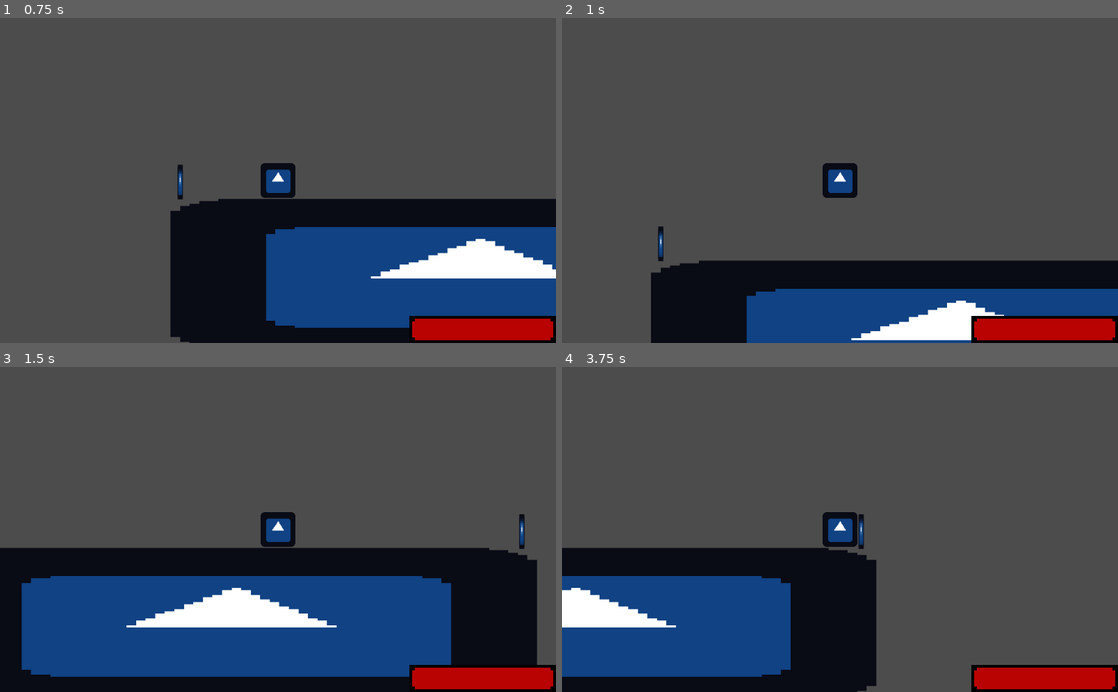
Above: before the commit, frames 1-4 (two rows, left to right).
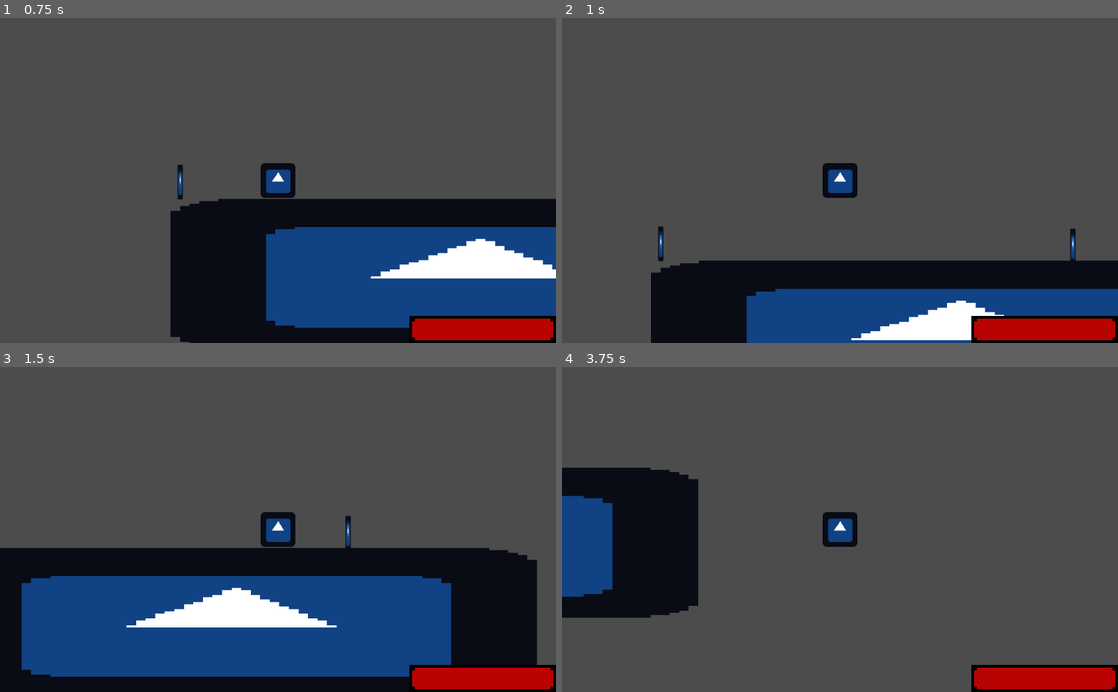
Above: after the commit, the same moments.

Repository: Tuocs/test
Game: Godot game, scene res://Scenes/Node2D - Copy.tscn
Two runs of this game, one before a commit and one after it. Both use one fixed random seed, a clock stepped at 60 frames per second and the inputs below. This scene is started directly instead of the project's main scene. The engine's default icon, where the game draws it, is replaced by a stand-in: a white triangle on a blue panel in a dark square.
Inputs:
- Up to frame 1 (0.75 s): hold Right (ui_right) from 0.53 s (still down)
- Up to frame 2 (1 s): keep holding Right (ui_right); tap Up (ui_up) at 0.77 s
- Up to frame 3 (1.5 s): keep holding Right (ui_right)
- Up to frame 4 (3.75 s): tap Up (ui_up) at 1.52, 3.02 s; release Right (ui_right) at 2.03 s; hold Left (ui_left) 2.03-2.78 s; hold Right (ui_right) from 2.78 s (still down)

Frame 1 is identical in both runs. In frame 2, 0.1% of the frame differs, in the area x 91-93%, y 64-75%; in frame 3, 0.2%; in frame 4, 29%, in the area x 0-57%, y 30-100%.

Commit message:
bullets

Diff:
--- a/Scenes/HealthBar.gd
+++ /dev/null
@@ -1,7 +0,0 @@
-extends TextureProgress
-
-
-func update_health(health):
-	value = health
-func update_maxhealth(MaxHealth):
-	max_value = MaxHealth
--- a/Scenes/Node2D - Copy.tscn
+++ b/Scenes/Node2D - Copy.tscn
@@ -1,13 +1,13 @@
 [gd_scene load_steps=13 format=2]
 
 [ext_resource path="res://Scripts/playerMove.gd" type="Script" id=1]
-[ext_resource path="res://Testing/SceneSwitch.gd" type="Script" id=2]
 [ext_resource path="res://Assets/icon.png" type="Texture" id=3]
 [ext_resource path="res://Scripts/PlayerHealth.gd" type="Script" id=4]
 [ext_resource path="res://Assets/HealthOver.png" type="Texture" id=5]
 [ext_resource path="res://Assets/HealthUnder.png" type="Texture" id=6]
 [ext_resource path="res://Assets/HealthFill.png" type="Texture" id=7]
-[ext_resource path="res://Scenes/HealthBar.gd" type="Script" id=8]
+[ext_resource path="res://Scripts/HealthBar.gd" type="Script" id=8]
+[ext_resource path="res://Scripts/StaticShoot.gd" type="Script" id=10]
 
 [sub_resource type="RectangleShape2D" id=1]
 extents = Vector2( 32.0567, 138 )
@@ -22,7 +22,6 @@
 extents = Vector2( 32, 24 )
 
 [node name="Node2D" type="Node2D"]
-script = ExtResource( 2 )
 
 [node name="World" type="Node2D" parent="."]
 
@@ -42,7 +41,7 @@
 shape = SubResource( 1 )
 
 [node name="StaticBody2D3" type="StaticBody2D" parent="World"]
-position = Vector2( 1051, 393 )
+position = Vector2( 730.98, 395.52 )
 collision_layer = 3
 collision_mask = 3
 
@@ -115,3 +114,9 @@
 __meta__ = {
 "_edit_use_anchors_": false
 }
+
+[node name="Shooter" type="Node2D" parent="."]
+position = Vector2( 31.4289, 389.494 )
+script = ExtResource( 10 )
+
+[connection signal="health_updated" from="Player/Health" to="Player/UI/HealthBar" method="_on_Health_health_updated"]
--- a/Scenes/Node2D.tscn
+++ b/Scenes/Node2D.tscn
@@ -5,12 +5,36 @@
 [ext_resource path="res://Assets/icon.png" type="Texture" id=3]
 [ext_resource path="res://Assets/Stronghold_Terrain_Tileset.png" type="Texture" id=4]
 
-[sub_resource type="RectangleShape2D" id=8]
+[sub_resource type="RectangleShape2D" id=1]
 extents = Vector2( 32, 32 )
 
-[sub_resource type="RectangleShape2D" id=9]
+[sub_resource type="RectangleShape2D" id=2]
 extents = Vector2( 32, 24 )
 
+[sub_resource type="ConvexPolygonShape2D" id=3]
+points = PoolVector2Array( 16, 16, 0, 16, 0, 0, 16, 0 )
+
+[sub_resource type="ConvexPolygonShape2D" id=4]
+points = PoolVector2Array( 16, 16, 0, 16, 0, 0, 16, 0 )
+
+[sub_resource type="ConvexPolygonShape2D" id=5]
+points = PoolVector2Array( 16, 16, 0, 16, 0, 0, 16, 0 )
+
+[sub_resource type="ConvexPolygonShape2D" id=6]
+points = PoolVector2Array( 16, 16, 0, 16, 0, 0, 16, 0 )
+
+[sub_resource type="ConvexPolygonShape2D" id=7]
+points = PoolVector2Array( 16, 16, 0, 16, 0, 0, 16, 0 )
+
+[sub_resource type="ConvexPolygonShape2D" id=8]
+points = PoolVector2Array( 16, 16, 0, 16, 0, 0, 16, 0 )
+
+[sub_resource type="ConvexPolygonShape2D" id=9]
+points = PoolVector2Array( 16, 16, 0, 16, 0, 0, 16, 0 )
+
+[sub_resource type="ConvexPolygonShape2D" id=10]
+points = PoolVector2Array( 16, 16, 0, 16, 0, 0, 16, 0 )
+
 [sub_resource type="ConvexPolygonShape2D" id=11]
 points = PoolVector2Array( 16, 16, 0, 16, 0, 0, 16, 0 )
 
@@ -63,7 +87,7 @@
 points = PoolVector2Array( 16, 16, 0, 16, 0, 0, 16, 0 )
 
 [sub_resource type="ConvexPolygonShape2D" id=28]
-points = PoolVector2Array( 16, 16, 0, 16, 0, 0, 16, 0 )
+points = PoolVector2Array( 0, 0, 16, 0, 16, 16, 0, 16 )
 
 [sub_resource type="ConvexPolygonShape2D" id=29]
 points = PoolVector2Array( 16, 16, 0, 16, 0, 0, 16, 0 )
@@ -87,7 +111,7 @@
 points = PoolVector2Array( 16, 16, 0, 16, 0, 0, 16, 0 )
 
 [sub_resource type="ConvexPolygonShape2D" id=36]
-points = PoolVector2Array( 0, 0, 16, 0, 16, 16, 0, 16 )
+points = PoolVector2Array( 16, 16, 0, 16, 0, 0, 16, 0 )
 
 [sub_resource type="ConvexPolygonShape2D" id=37]
 points = PoolVector2Array( 16, 16, 0, 16, 0, 0, 16, 0 )
@@ -149,31 +173,7 @@
 [sub_resource type="ConvexPolygonShape2D" id=56]
 points = PoolVector2Array( 16, 16, 0, 16, 0, 0, 16, 0 )
 
-[sub_resource type="ConvexPolygonShape2D" id=57]
-points = PoolVector2Array( 16, 16, 0, 16, 0, 0, 16, 0 )
-
-[sub_resource type="ConvexPolygonShape2D" id=58]
-points = PoolVector2Array( 16, 16, 0, 16, 0, 0, 16, 0 )
-
-[sub_resource type="ConvexPolygonShape2D" id=59]
-points = PoolVector2Array( 16, 16, 0, 16, 0, 0, 16, 0 )
-
-[sub_resource type="ConvexPolygonShape2D" id=60]
-points = PoolVector2Array( 16, 16, 0, 16, 0, 0, 16, 0 )
-
-[sub_resource type="ConvexPolygonShape2D" id=61]
-points = PoolVector2Array( 16, 16, 0, 16, 0, 0, 16, 0 )
-
-[sub_resource type="ConvexPolygonShape2D" id=62]
-points = PoolVector2Array( 16, 16, 0, 16, 0, 0, 16, 0 )
-
-[sub_resource type="ConvexPolygonShape2D" id=63]
-points = PoolVector2Array( 16, 16, 0, 16, 0, 0, 16, 0 )
-
-[sub_resource type="ConvexPolygonShape2D" id=64]
-points = PoolVector2Array( 16, 16, 0, 16, 0, 0, 16, 0 )
-
-[sub_resource type="TileSet" id=10]
+[sub_resource type="TileSet" id=57]
 0/name = "Stronghold_Terrain_Tileset.png 0"
 0/texture = ExtResource( 4 )
 0/tex_offset = Vector2( 0, 0 )
@@ -193,332 +193,332 @@
 0/navigation_offset = Vector2( 0, 0 )
 0/shape_offset = Vector2( 0, 0 )
 0/shape_transform = Transform2D( 1, 0, 0, 1, 0, 0 )
-0/shape = SubResource( 11 )
+0/shape = SubResource( 3 )
 0/shape_one_way = false
 0/shape_one_way_margin = 1.0
 0/shapes = [ {
 "autotile_coord": Vector2( 0, 0 ),
 "one_way": false,
 "one_way_margin": 1.0,
+"shape": SubResource( 3 ),
+"shape_transform": Transform2D( 1, 0, 0, 1, 0, 0 )
+}, {
+"autotile_coord": Vector2( 1, 0 ),
+"one_way": false,
+"one_way_margin": 1.0,
+"shape": SubResource( 4 ),
+"shape_transform": Transform2D( 1, 0, 0, 1, 0, 0 )
+}, {
+"autotile_coord": Vector2( 2, 0 ),
+"one_way": false,
+"one_way_margin": 1.0,
+"shape": SubResource( 5 ),
+"shape_transform": Transform2D( 1, 0, 0, 1, 0, 0 )
+}, {
+"autotile_coord": Vector2( 3, 0 ),
+"one_way": false,
+"one_way_margin": 1.0,
+"shape": SubResource( 6 ),
+"shape_transform": Transform2D( 1, 0, 0, 1, 0, 0 )
+}, {
+"autotile_coord": Vector2( 4, 0 ),
+"one_way": false,
+"one_way_margin": 1.0,
+"shape": SubResource( 7 ),
+"shape_transform": Transform2D( 1, 0, 0, 1, 0, 0 )
+}, {
+"autotile_coord": Vector2( 5, 0 ),
+"one_way": false,
+"one_way_margin": 1.0,
+"shape": SubResource( 8 ),
+"shape_transform": Transform2D( 1, 0, 0, 1, 0, 0 )
+}, {
+"autotile_coord": Vector2( 6, 0 ),
+"one_way": false,
+"one_way_margin": 1.0,
+"shape": SubResource( 9 ),
+"shape_transform": Transform2D( 1, 0, 0, 1, 0, 0 )
+}, {
+"autotile_coord": Vector2( 0, 1 ),
+"one_way": false,
+"one_way_margin": 1.0,
+"shape": SubResource( 10 ),
+"shape_transform": Transform2D( 1, 0, 0, 1, 0, 0 )
+}, {
+"autotile_coord": Vector2( 1, 1 ),
+"one_way": false,
+"one_way_margin": 1.0,
 "shape": SubResource( 11 ),
 "shape_transform": Transform2D( 1, 0, 0, 1, 0, 0 )
 }, {
-"autotile_coord": Vector2( 1, 0 ),
+"autotile_coord": Vector2( 2, 1 ),
 "one_way": false,
 "one_way_margin": 1.0,
 "shape": SubResource( 12 ),
 "shape_transform": Transform2D( 1, 0, 0, 1, 0, 0 )
 }, {
-"autotile_coord": Vector2( 2, 0 ),
+"autotile_coord": Vector2( 3, 1 ),
 "one_way": false,
 "one_way_margin": 1.0,
 "shape": SubResource( 13 ),
 "shape_transform": Transform2D( 1, 0, 0, 1, 0, 0 )
 }, {
-"autotile_coord": Vector2( 3, 0 ),
+"autotile_coord": Vector2( 4, 1 ),
 "one_way": false,
 "one_way_margin": 1.0,
 "shape": SubResource( 14 ),
 "shape_transform": Transform2D( 1, 0, 0, 1, 0, 0 )
 }, {
-"autotile_coord": Vector2( 4, 0 ),
+"autotile_coord": Vector2( 5, 1 ),
 "one_way": false,
 "one_way_margin": 1.0,
 "shape": SubResource( 15 ),
 "shape_transform": Transform2D( 1, 0, 0, 1, 0, 0 )
 }, {
-"autotile_coord": Vector2( 5, 0 ),
+"autotile_coord": Vector2( 6, 1 ),
 "one_way": false,
 "one_way_margin": 1.0,
 "shape": SubResource( 16 ),
 "shape_transform": Transform2D( 1, 0, 0, 1, 0, 0 )
 }, {
-"autotile_coord": Vector2( 6, 0 ),
+"autotile_coord": Vector2( 0, 2 ),
 "one_way": false,
 "one_way_margin": 1.0,
 "shape": SubResource( 17 ),
 "shape_transform": Transform2D( 1, 0, 0, 1, 0, 0 )
 }, {
-"autotile_coord": Vector2( 0, 1 ),
+"autotile_coord": Vector2( 1, 2 ),
 "one_way": false,
 "one_way_margin": 1.0,
 "shape": SubResource( 18 ),
 "shape_transform": Transform2D( 1, 0, 0, 1, 0, 0 )
 }, {
-"autotile_coord": Vector2( 1, 1 ),
+"autotile_coord": Vector2( 2, 2 ),
 "one_way": false,
 "one_way_margin": 1.0,
 "shape": SubResource( 19 ),
 "shape_transform": Transform2D( 1, 0, 0, 1, 0, 0 )
 }, {
-"autotile_coord": Vector2( 2, 1 ),
+"autotile_coord": Vector2( 3, 2 ),
 "one_way": false,
 "one_way_margin": 1.0,
 "shape": SubResource( 20 ),
 "shape_transform": Transform2D( 1, 0, 0, 1, 0, 0 )
 }, {
-"autotile_coord": Vector2( 3, 1 ),
+"autotile_coord": Vector2( 4, 2 ),
 "one_way": false,
 "one_way_margin": 1.0,
 "shape": SubResource( 21 ),
 "shape_transform": Transform2D( 1, 0, 0, 1, 0, 0 )
 }, {
-"autotile_coord": Vector2( 4, 1 ),
+"autotile_coord": Vector2( 5, 2 ),
 "one_way": false,
 "one_way_margin": 1.0,
 "shape": SubResource( 22 ),
 "shape_transform": Transform2D( 1, 0, 0, 1, 0, 0 )
 }, {
-"autotile_coord": Vector2( 5, 1 ),
+"autotile_coord": Vector2( 6, 2 ),
 "one_way": false,
 "one_way_margin": 1.0,
 "shape": SubResource( 23 ),
 "shape_transform": Transform2D( 1, 0, 0, 1, 0, 0 )
 }, {
-"autotile_coord": Vector2( 6, 1 ),
+"autotile_coord": Vector2( 7, 2 ),
 "one_way": false,
 "one_way_margin": 1.0,
 "shape": SubResource( 24 ),
 "shape_transform": Transform2D( 1, 0, 0, 1, 0, 0 )
 }, {
-"autotile_coord": Vector2( 0, 2 ),
+"autotile_coord": Vector2( 7, 3 ),
 "one_way": false,
 "one_way_margin": 1.0,
 "shape": SubResource( 25 ),
 "shape_transform": Transform2D( 1, 0, 0, 1, 0, 0 )
 }, {
-"autotile_coord": Vector2( 1, 2 ),
+"autotile_coord": Vector2( 6, 3 ),
 "one_way": false,
 "one_way_margin": 1.0,
 "shape": SubResource( 26 ),
 "shape_transform": Transform2D( 1, 0, 0, 1, 0, 0 )
 }, {
-"autotile_coord": Vector2( 2, 2 ),
+"autotile_coord": Vector2( 5, 3 ),
 "one_way": false,
 "one_way_margin": 1.0,
 "shape": SubResource( 27 ),
 "shape_transform": Transform2D( 1, 0, 0, 1, 0, 0 )
 }, {
-"autotile_coord": Vector2( 3, 2 ),
+"autotile_coord": Vector2( 4, 3 ),
 "one_way": false,
 "one_way_margin": 1.0,
 "shape": SubResource( 28 ),
 "shape_transform": Transform2D( 1, 0, 0, 1, 0, 0 )
 }, {
-"autotile_coord": Vector2( 4, 2 ),
+"autotile_coord": Vector2( 3, 3 ),
 "one_way": false,
 "one_way_margin": 1.0,
 "shape": SubResource( 29 ),
 "shape_transform": Transform2D( 1, 0, 0, 1, 0, 0 )
 }, {
-"autotile_coord": Vector2( 5, 2 ),
+"autotile_coord": Vector2( 2, 3 ),
 "one_way": false,
 "one_way_margin": 1.0,
 "shape": SubResource( 30 ),
 "shape_transform": Transform2D( 1, 0, 0, 1, 0, 0 )
 }, {
-"autotile_coord": Vector2( 6, 2 ),
+"autotile_coord": Vector2( 1, 3 ),
 "one_way": false,
 "one_way_margin": 1.0,
 "shape": SubResource( 31 ),
 "shape_transform": Transform2D( 1, 0, 0, 1, 0, 0 )
 }, {
-"autotile_coord": Vector2( 7, 2 ),
+"autotile_coord": Vector2( 0, 3 ),
 "one_way": false,
 "one_way_margin": 1.0,
 "shape": SubResource( 32 ),
 "shape_transform": Transform2D( 1, 0, 0, 1, 0, 0 )
 }, {
-"autotile_coord": Vector2( 7, 3 ),
+"autotile_coord": Vector2( 0, 4 ),
 "one_way": false,
 "one_way_margin": 1.0,
 "shape": SubResource( 33 ),
 "shape_transform": Transform2D( 1, 0, 0, 1, 0, 0 )
 }, {
-"autotile_coord": Vector2( 6, 3 ),
+"autotile_coord": Vector2( 1, 4 ),
 "one_way": false,
 "one_way_margin": 1.0,
 "shape": SubResource( 34 ),
 "shape_transform": Transform2D( 1, 0, 0, 1, 0, 0 )
 }, {
-"autotile_coord": Vector2( 5, 3 ),
+"autotile_coord": Vector2( 2, 4 ),
 "one_way": false,
 "one_way_margin": 1.0,
 "shape": SubResource( 35 ),
 "shape_transform": Transform2D( 1, 0, 0, 1, 0, 0 )
 }, {
-"autotile_coord": Vector2( 4, 3 ),
+"autotile_coord": Vector2( 3, 4 ),
 "one_way": false,
 "one_way_margin": 1.0,
 "shape": SubResource( 36 ),
 "shape_transform": Transform2D( 1, 0, 0, 1, 0, 0 )
 }, {
-"autotile_coord": Vector2( 3, 3 ),
+"autotile_coord": Vector2( 4, 4 ),
 "one_way": false,
 "one_way_margin": 1.0,
 "shape": SubResource( 37 ),
 "shape_transform": Transform2D( 1, 0, 0, 1, 0, 0 )
 }, {
-"autotile_coord": Vector2( 2, 3 ),
+"autotile_coord": Vector2( 5, 4 ),
 "one_way": false,
 "one_way_margin": 1.0,
 "shape": SubResource( 38 ),
 "shape_transform": Transform2D( 1, 0, 0, 1, 0, 0 )
 }, {
-"autotile_coord": Vector2( 1, 3 ),
+"autotile_coord": Vector2( 6, 4 ),
 "one_way": false,
 "one_way_margin": 1.0,
 "shape": SubResource( 39 ),
 "shape_transform": Transform2D( 1, 0, 0, 1, 0, 0 )
 }, {
-"autotile_coord": Vector2( 0, 3 ),
+"autotile_coord": Vector2( 7, 4 ),
 "one_way": false,
 "one_way_margin": 1.0,
 "shape": SubResource( 40 ),
 "shape_transform": Transform2D( 1, 0, 0, 1, 0, 0 )
 }, {
-"autotile_coord": Vector2( 0, 4 ),
+"autotile_coord": Vector2( 7, 5 ),
 "one_way": false,
 "one_way_margin": 1.0,
 "shape": SubResource( 41 ),
 "shape_transform": Transform2D( 1, 0, 0, 1, 0, 0 )
 }, {
-"autotile_coord": Vector2( 1, 4 ),
+"autotile_coord": Vector2( 6, 5 ),
 "one_way": false,
 "one_way_margin": 1.0,
 "shape": SubResource( 42 ),
 "shape_transform": Transform2D( 1, 0, 0, 1, 0, 0 )
 }, {
-"autotile_coord": Vector2( 2, 4 ),
+"autotile_coord": Vector2( 5, 5 ),
 "one_way": false,
 "one_way_margin": 1.0,
 "shape": SubResource( 43 ),
 "shape_transform": Transform2D( 1, 0, 0, 1, 0, 0 )
 }, {
-"autotile_coord": Vector2( 3, 4 ),
+"autotile_coord": Vector2( 4, 5 ),
 "one_way": false,
 "one_way_margin": 1.0,
 "shape": SubResource( 44 ),
 "shape_transform": Transform2D( 1, 0, 0, 1, 0, 0 )
 }, {
-"autotile_coord": Vector2( 4, 4 ),
+"autotile_coord": Vector2( 3, 5 ),
 "one_way": false,
 "one_way_margin": 1.0,
 "shape": SubResource( 45 ),
 "shape_transform": Transform2D( 1, 0, 0, 1, 0, 0 )
 }, {
-"autotile_coord": Vector2( 5, 4 ),
+"autotile_coord": Vector2( 2, 5 ),
 "one_way": false,
 "one_way_margin": 1.0,
 "shape": SubResource( 46 ),
 "shape_transform": Transform2D( 1, 0, 0, 1, 0, 0 )
 }, {
-"autotile_coord": Vector2( 6, 4 ),
+"autotile_coord": Vector2( 1, 5 ),
 "one_way": false,
 "one_way_margin": 1.0,
 "shape": SubResource( 47 ),
 "shape_transform": Transform2D( 1, 0, 0, 1, 0, 0 )
 }, {
-"autotile_coord": Vector2( 7, 4 ),
+"autotile_coord": Vector2( 0, 5 ),
 "one_way": false,
 "one_way_margin": 1.0,
 "shape": SubResource( 48 ),
 "shape_transform": Transform2D( 1, 0, 0, 1, 0, 0 )
 }, {
-"autotile_coord": Vector2( 7, 5 ),
+"autotile_coord": Vector2( 0, 6 ),
 "one_way": false,
 "one_way_margin": 1.0,
 "shape": SubResource( 49 ),
 "shape_transform": Transform2D( 1, 0, 0, 1, 0, 0 )
 }, {
-"autotile_coord": Vector2( 6, 5 ),
+"autotile_coord": Vector2( 1, 6 ),
 "one_way": false,
 "one_way_margin": 1.0,
 "shape": SubResource( 50 ),
 "shape_transform": Transform2D( 1, 0, 0, 1, 0, 0 )
 }, {
-"autotile_coord": Vector2( 5, 5 ),
+"autotile_coord": Vector2( 2, 6 ),
 "one_way": false,
 "one_way_margin": 1.0,
 "shape": SubResource( 51 ),
 "shape_transform": Transform2D( 1, 0, 0, 1, 0, 0 )
 }, {
-"autotile_coord": Vector2( 4, 5 ),
+"autotile_coord": Vector2( 3, 6 ),
 "one_way": false,
 "one_way_margin": 1.0,
 "shape": SubResource( 52 ),
 "shape_transform": Transform2D( 1, 0, 0, 1, 0, 0 )
 }, {
-"autotile_coord": Vector2( 3, 5 ),
+"autotile_coord": Vector2( 4, 6 ),
 "one_way": false,
 "one_way_margin": 1.0,
 "shape": SubResource( 53 ),
 "shape_transform": Transform2D( 1, 0, 0, 1, 0, 0 )
 }, {
-"autotile_coord": Vector2( 2, 5 ),
+"autotile_coord": Vector2( 5, 6 ),
 "one_way": false,
 "one_way_margin": 1.0,
 "shape": SubResource( 54 ),
 "shape_transform": Transform2D( 1, 0, 0, 1, 0, 0 )
 }, {
-"autotile_coord": Vector2( 1, 5 ),
+"autotile_coord": Vector2( 6, 6 ),
 "one_way": false,
 "one_way_margin": 1.0,
 "shape": SubResource( 55 ),
 "shape_transform": Transform2D( 1, 0, 0, 1, 0, 0 )
 }, {
-"autotile_coord": Vector2( 0, 5 ),
+"autotile_coord": Vector2( 7, 6 ),
 "one_way": false,
 "one_way_margin": 1.0,
 "shape": SubResource( 56 ),
-"shape_transform": Transform2D( 1, 0, 0, 1, 0, 0 )
-}, {
-"autotile_coord": Vector2( 0, 6 ),
-"one_way": false,
-"one_way_margin": 1.0,
-"shape": SubResource( 57 ),
-"shape_transform": Transform2D( 1, 0, 0, 1, 0, 0 )
-}, {
-"autotile_coord": Vector2( 1, 6 ),
-"one_way": false,
-"one_way_margin": 1.0,
-"shape": SubResource( 58 ),
-"shape_transform": Transform2D( 1, 0, 0, 1, 0, 0 )
-}, {
-"autotile_coord": Vector2( 2, 6 ),
-"one_way": false,
-"one_way_margin": 1.0,
-"shape": SubResource( 59 ),
-"shape_transform": Transform2D( 1, 0, 0, 1, 0, 0 )
-}, {
-"autotile_coord": Vector2( 3, 6 ),
-"one_way": false,
-"one_way_margin": 1.0,
-"shape": SubResource( 60 ),
-"shape_transform": Transform2D( 1, 0, 0, 1, 0, 0 )
-}, {
-"autotile_coord": Vector2( 4, 6 ),
-"one_way": false,
-"one_way_margin": 1.0,
-"shape": SubResource( 61 ),
-"shape_transform": Transform2D( 1, 0, 0, 1, 0, 0 )
-}, {
-"autotile_coord": Vector2( 5, 6 ),
-"one_way": false,
-"one_way_margin": 1.0,
-"shape": SubResource( 62 ),
-"shape_transform": Transform2D( 1, 0, 0, 1, 0, 0 )
-}, {
-"autotile_coord": Vector2( 6, 6 ),
-"one_way": false,
-"one_way_margin": 1.0,
-"shape": SubResource( 63 ),
-"shape_transform": Transform2D( 1, 0, 0, 1, 0, 0 )
-}, {
-"autotile_coord": Vector2( 7, 6 ),
-"one_way": false,
-"one_way_margin": 1.0,
-"shape": SubResource( 64 ),
 "shape_transform": Transform2D( 1, 0, 0, 1, 0, 0 )
 } ]
 0/z_index = 0
--- /dev/null
+++ b/Scripts/Bullet.gd
@@ -0,0 +1,13 @@
+extends Area2D
+
+
+export var speed = 0
+export var dmg = 10
+
+func _physics_process(delta):
+	position += transform.x * speed * delta
+
+func _on_Bullet_body_entered(body):
+	if body.has_method("hit"):
+		body.hit(dmg)
+	queue_free()
--- /dev/null
+++ b/Scripts/HealthBar.gd
@@ -0,0 +1,10 @@
+extends TextureProgress
+
+func _ready():
+	value = get_node("../../Health").Health
+
+func update_maxhealth(MaxHealth):
+	max_value = MaxHealth
+
+func _on_Health_health_updated(Health):
+	value = Health
--- a/Scripts/PlayerHealth.gd
+++ b/Scripts/PlayerHealth.gd
@@ -1,17 +1,35 @@
 extends Node
 
+signal health_updated(Health)
+signal killed()
+
 export var MaxHealth = 100
-export var Health = 100
+onready var Health = MaxHealth setget _set_health
 onready var healthbar = get_node("../UI/HealthBar")
 
 
 
 func _ready():
-	healthbar.update_health(Health)
 	healthbar.update_maxhealth(MaxHealth)
 
 
 func _process(delta):
+
 	if Input.is_action_just_pressed("ui_down"):
-		Health -= 10
-		healthbar.update_health(Health)
+		Dmg(10)
+
+
+func Dmg(ammount):
+	_set_health(Health - ammount)
+
+func kill():
+	pass
+
+func _set_health(value):
+	var prv_health = Health
+	Health = clamp(value, 0, MaxHealth)
+	if Health != prv_health:
+		emit_signal("health_updated", Health)
+		if Health == 0:
+			kill()
+			emit_signal("killed")
--- /dev/null
+++ b/Scripts/StaticShoot.gd
@@ -0,0 +1,18 @@
+extends Node2D
+
+
+# Called when the node enters the scene tree for the first time.
+func _ready():
+	pass # Replace with function body.
+
+
+# Called every frame. 'delta' is the elapsed time since the previous frame.
+func _process(delta):
+	if Input.is_action_just_pressed("ui_cancel"):
+		shoot()
+
+func shoot():
+	var Bullet = load ("res://Spawnables/Bullet.tscn")
+	var b = Bullet.instance()
+	add_child(b)
+	#b.transform = transform
--- a/Scripts/playerMove.gd
+++ b/Scripts/playerMove.gd
@@ -12,6 +12,11 @@
 
 func _ready():
 	pass
+
+
+#bullets will call this on anything they hit that has is
+func hit(ammount):
+	$Health.Dmg(ammount)
 
 
 func _process(delta):
--- /dev/null
+++ b/Spawnables/Bullet.tscn
@@ -0,0 +1,20 @@
+[gd_scene load_steps=4 format=2]
+
+[ext_resource path="res://Assets/laserRed01.png" type="Texture" id=1]
+[ext_resource path="res://Scripts/Bullet.gd" type="Script" id=2]
+
+[sub_resource type="RectangleShape2D" id=1]
+extents = Vector2( 26.7964, 4.90883 )
+
+[node name="Bullet" type="Area2D"]
+script = ExtResource( 2 )
+speed = 700
+
+[node name="laserRed01" type="Sprite" parent="."]
+rotation = 1.5708
+texture = ExtResource( 1 )
+
+[node name="CollisionShape2D" type="CollisionShape2D" parent="."]
+shape = SubResource( 1 )
+
+[connection signal="body_entered" from="." to="." method="_on_Bullet_body_entered"]
Binary file added: Assets/laserRed01.png
Not shown, added: Assets/laserRed01.png.import
Not shown: 2 places in Scenes/Node2D.tscn that only renumber resources
